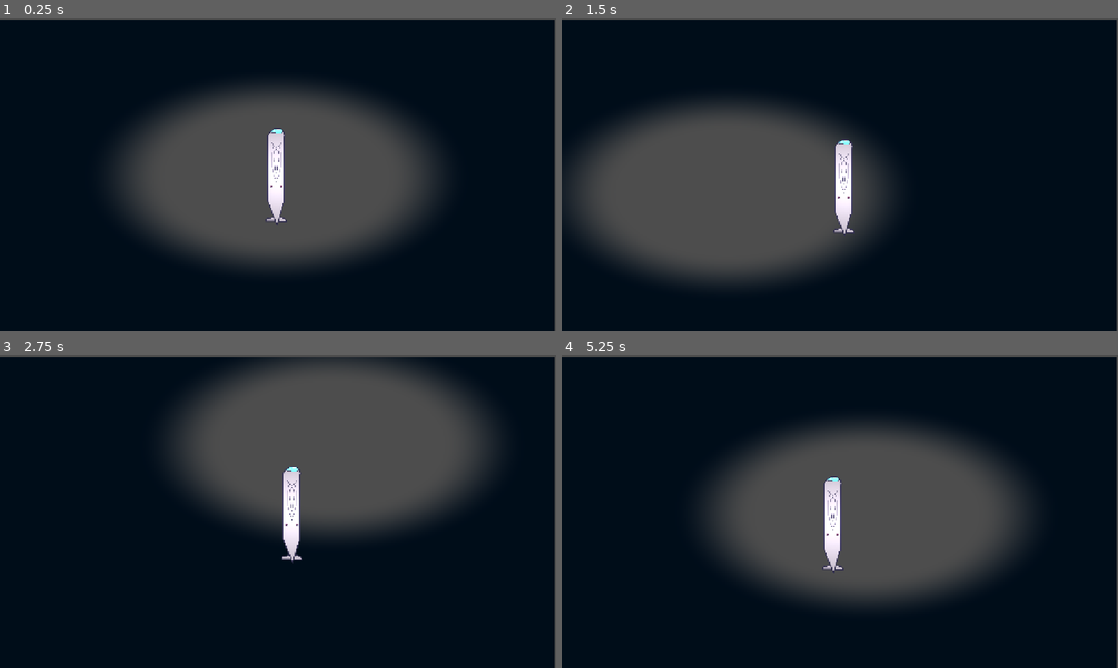
Above: before the commit, frames 1-4 (two rows, left to right).
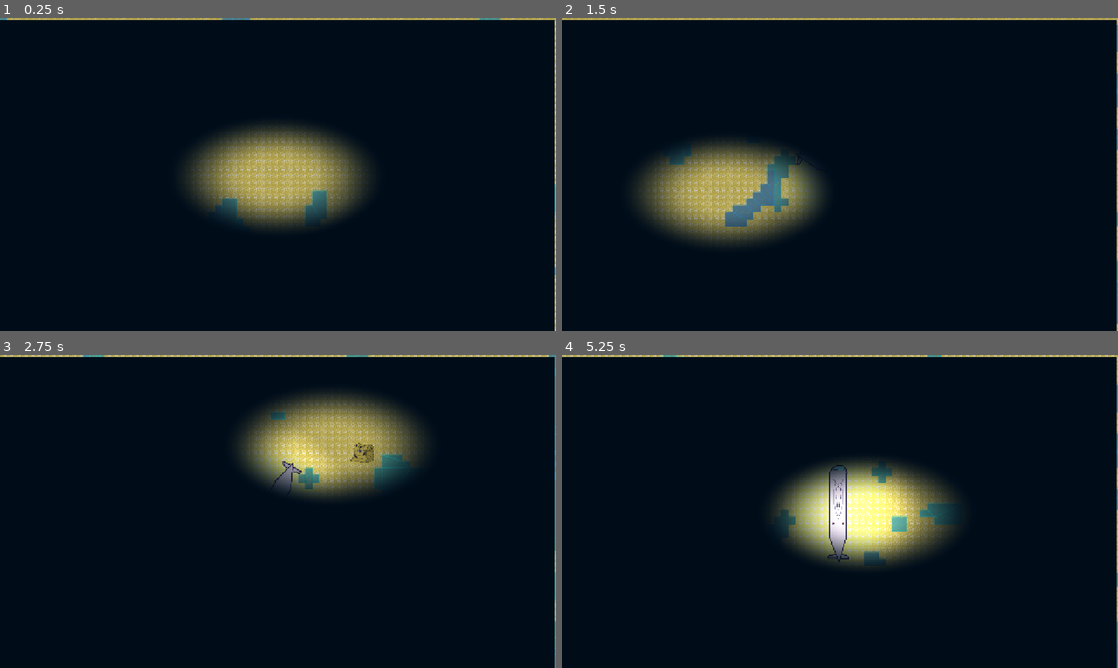
Above: after the commit, the same moments.

Repository: sunturtle1/campfire
Game: Godot game, scene res://main.tscn
Same seed, same stepped clock (60 frames per second), same inputs: the game is played once before the commit and once after it.
Inputs (mouse positions are in pixels of both pictures, inside the frame that each line leads up to):
- Up to frame 1 (0.25 s): no input
- Up to frame 2 (1.5 s): tap Enter at 0.5 s; move the mouse to (962, 158) at 0.52 s; hold D (right) 0.53-1.28 s; tap Alt at 0.6 s; move the mouse to (728, 190) at 1.27 s; hold S (down) from 1.28 s (still down); tap Shift at 1.35 s
- Up to frame 3 (2.75 s): move the mouse to (333, 442) at 2.02 s; release S (down) at 2.03 s; hold D (right) from 2.03 s (still down); tap Alt at 2.1 s
- Up to frame 4 (5.25 s): move the mouse to (812, 574) at 2.77 s; release D (right) at 2.78 s; hold W (up) 2.78-3.53 s; tap Shift at 2.85, 4.35 s; move the mouse to (1006, 558) at 3.52 s; hold A (left) 3.53-5.03 s; tap Alt at 3.6, 5.1 s; move the mouse to (673, 464) at 4.27 s; move the mouse to (867, 511) at 5.02 s; hold S (down) from 5.03 s (still down)

The runs differ from the first frame. In frame 1, 27% of the frame differs, in the area x 0-100%, y 0-100%; in frame 2, 27%; in frame 3, 27%; in frame 4, 27%.

Commit message:
kinda mukodik

Diff:
--- /dev/null
+++ b/LevelGenerator.gd
@@ -0,0 +1,87 @@
+extends Node2D
+
+const MAP_WIDTH = 100
+const MAP_HEIGHT = 100
+const TILE_SIZE = 16
+
+const FLOOR_COORDS = Vector2i(0, 0)
+const WALL_COORDS = Vector2i(0, 4)
+
+@onready var tilemap = $TileMap
+
+var map = []
+
+func _ready():
+	generate_map()
+	smooth_map(3)
+	apply_map()
+	spawn_artifacts()
+	spawn_player()
+
+func generate_map():
+	map = []
+	for x in range(MAP_WIDTH):
+		map.append([])
+		for y in range(MAP_HEIGHT):
+
+			if x == 0 or x == MAP_WIDTH-1 or y == 0 or y == MAP_HEIGHT-1:
+				map[x].append(0)
+			else:
+				map[x].append(1 if randf() > 0.35 else 0)
+
+func smooth_map(iterations):
+	for i in range(iterations):
+		var new_map = []
+		for x in range(MAP_WIDTH):
+			new_map.append([])
+			for y in range(MAP_HEIGHT):
+				var walls = count_nearby_walls(x, y)
+				if walls > 4:
+					new_map[x].append(0)  # fal
+				else:
+					new_map[x].append(1)  # floor
+		map = new_map
+
+func count_nearby_walls(x, y):
+	var count = 0
+	for nx in range(x-1, x+2):
+		for ny in range(y-1, y+2):
+			if nx < 0 or nx >= MAP_WIDTH or ny < 0 or ny >= MAP_HEIGHT:
+				count += 1
+			elif map[nx][ny] == 0:
+				count += 1
+	return count
+
+func apply_map():
+	var wall_count = 0
+	var floor_count = 0
+	for x in range(MAP_WIDTH):
+		for y in range(MAP_HEIGHT):
+			if map[x][y] == 1:
+				tilemap.set_cell(0, Vector2i(x, y), 0, FLOOR_COORDS)
+				floor_count += 1
+			else:
+				tilemap.set_cell(0, Vector2i(x, y), 0, WALL_COORDS)
+				wall_count += 1
+	print("Falak: ", wall_count, " Floor: ", floor_count)
+
+func spawn_artifacts():
+	var artifact_scene = preload("res://scenes/artifact.tscn")
+	var floor_cells = tilemap.get_used_cells_by_id(0, 0, FLOOR_COORDS)
+
+	for i in range(20):
+		var random_cell = floor_cells.pick_random()
+		var artifact = artifact_scene.instantiate()
+		artifact.global_position = tilemap.map_to_local(random_cell)
+		add_child(artifact)
+
+func spawn_player():
+	var center = Vector2i(MAP_WIDTH / 2, MAP_HEIGHT / 2)
+	var player = get_node("Player")
+	player.global_position = tilemap.map_to_local(center)
+
+	var camera = player.get_node("Camera2D")
+	camera.limit_left = 0
+	camera.limit_top = 0
+	camera.limit_right = MAP_WIDTH * TILE_SIZE
+	camera.limit_bottom = MAP_HEIGHT * TILE_SIZE
--- a/darkness.gdshader
+++ b/darkness.gdshader
@@ -1,7 +1,7 @@
 shader_type canvas_item;
 
 uniform vec2 light_pos = vec2(0.5, 0.5);
-uniform float radius : hint_range(0.0, 1.0) = 0.02;
+uniform float radius : hint_range(0.0, 1.0) = 0.2;
 uniform float softness : hint_range(0.0, 1.0) = 0.15;
 
 void fragment() {
--- a/main.tscn
+++ b/main.tscn
@@ -1,26 +1,85 @@
 [gd_scene format=3 uid="uid://bsamhpa1p580e"]
 
 [ext_resource type="PackedScene" uid="uid://ccoaqdioidrv7" path="res://scenes/player.tscn" id="1_ig7tw"]
+[ext_resource type="Script" uid="uid://cyobuopbqkqlw" path="res://LevelGenerator.gd" id="1_lquwl"]
 [ext_resource type="PackedScene" uid="uid://cnyjg8aloihu8" path="res://scenes/artifact.tscn" id="2_0xm2m"]
 [ext_resource type="Shader" uid="uid://gcf6ypwrq1e" path="res://darkness.gdshader" id="3_h2yge"]
+[ext_resource type="Texture2D" uid="uid://d00uxvwk5cqvy" path="res://assets/surface.png" id="5_7mycd"]
 
 [sub_resource type="ShaderMaterial" id="ShaderMaterial_1bvp3"]
 shader = ExtResource("3_h2yge")
 shader_parameter/light_pos = Vector2(0.5, 0.5)
-shader_parameter/radius = 0.2
+shader_parameter/radius = 0.050000002375
 shader_parameter/softness = 0.15
 
+[sub_resource type="TileSetAtlasSource" id="TileSetAtlasSource_272bh"]
+texture = ExtResource("5_7mycd")
+0:0/0 = 0
+1:0/0 = 0
+2:0/0 = 0
+3:0/0 = 0
+0:1/0 = 0
+1:1/0 = 0
+2:1/0 = 0
+3:1/0 = 0
+0:2/0 = 0
+1:2/0 = 0
+2:2/0 = 0
+3:2/0 = 0
+0:3/0 = 0
+1:3/0 = 0
+2:3/0 = 0
+3:3/0 = 0
+0:4/0 = 0
+0:4/0/physics_layer_0/polygon_0/points = PackedVector2Array(-8, -8, 8, -8, 8, 8, -8, 8)
+1:4/0 = 0
+1:4/0/physics_layer_0/polygon_0/points = PackedVector2Array(-8, -8, 8, -8, 8, 8, -8, 8)
+2:4/0 = 0
+2:4/0/physics_layer_0/polygon_0/points = PackedVector2Array(-8, -8, 8, -8, 8, 8, -8, 8)
+3:4/0 = 0
+3:4/0/physics_layer_0/polygon_0/points = PackedVector2Array(-8, -8, 8, -8, 8, 8, -8, 8)
+0:5/0 = 0
+0:5/0/physics_layer_0/polygon_0/points = PackedVector2Array(-8, -8, 8, -8, 8, 8, -8, 8)
+1:5/0 = 0
+1:5/0/physics_layer_0/polygon_0/points = PackedVector2Array(-8, -8, 8, -8, 8, 8, -8, 8)
+2:5/0 = 0
+2:5/0/physics_layer_0/polygon_0/points = PackedVector2Array(-8, -8, 8, -8, 8, 8, -8, 8)
+3:5/0 = 0
+3:5/0/physics_layer_0/polygon_0/points = PackedVector2Array(-8, -8, 8, -8, 8, 8, -8, 8)
+0:6/0 = 0
+0:6/0/physics_layer_0/polygon_0/points = PackedVector2Array(-8, -8, 8, -8, 8, 8, -8, 8)
+1:6/0 = 0
+1:6/0/physics_layer_0/polygon_0/points = PackedVector2Array(-8, -8, 8, -8, 8, 8, -8, 8)
+2:6/0 = 0
+2:6/0/physics_layer_0/polygon_0/points = PackedVector2Array(-8, -8, 8, -8, 8, 8, -8, 8)
+3:6/0 = 0
+3:6/0/physics_layer_0/polygon_0/points = PackedVector2Array(-8, -8, 8, -8, 8, 8, -8, 8)
+0:7/0 = 0
+0:7/0/physics_layer_0/polygon_0/points = PackedVector2Array(-8, -8, 8, -8, 8, 8, -8, 8)
+1:7/0 = 0
+1:7/0/physics_layer_0/polygon_0/points = PackedVector2Array(-8, -8, 8, -8, 8, 8, -8, 8)
+2:7/0 = 0
+2:7/0/physics_layer_0/polygon_0/points = PackedVector2Array(-8, -8, 8, -8, 8, 8, -8, 8)
+3:7/0 = 0
+3:7/0/physics_layer_0/polygon_0/points = PackedVector2Array(-8, -8, 8, -8, 8, 8, -8, 8)
+
+[sub_resource type="TileSet" id="TileSet_5vw27"]
+physics_layer_0/collision_layer = 1
+sources/0 = SubResource("TileSetAtlasSource_272bh")
+
 [node name="Main" type="Node2D" unique_id=1127460483]
+script = ExtResource("1_lquwl")
 
 [node name="Player" parent="." unique_id=1158445378 instance=ExtResource("1_ig7tw")]
+collision_mask = 1
 
 [node name="Artifact" parent="." unique_id=1385512844 instance=ExtResource("2_0xm2m")]
 position = Vector2(253, 32)
 
 [node name="CanvasLayer" type="CanvasLayer" parent="." unique_id=1720949049]
-layer = -1
 
 [node name="ColorRect" type="ColorRect" parent="CanvasLayer" unique_id=1741073212]
+z_index = 1
 material = SubResource("ShaderMaterial_1bvp3")
 anchors_preset = 15
 anchor_right = 1.0
@@ -32,3 +91,9 @@
 grow_horizontal = 2
 grow_vertical = 2
 color = Color(0, 0, 0, 1)
+
+[node name="TileMap" type="TileMap" parent="." unique_id=195026876]
+tile_set = SubResource("TileSet_5vw27")
+collision_visibility_mode = 1
+format = 2
+layer_0/z_index = -1
--- a/player.gd
+++ b/player.gd
@@ -1,28 +1,40 @@
 extends CharacterBody2D
 
-const SPEED = 200.0
+const acc = 300
+const rot_speed = 2.5
+const friction = 0.98
+const brk_friction = 0.90
 var score = 0
 
 @onready var flashlight = $PointLight2D
-@onready var darkness = $".."/CanvasLayer/ColorRect
+@onready var darkness = get_tree().root.get_node("Main/CanvasLayer/ColorRect")
+@onready var anim = $Sprite2D
+func _ready() -> void:
+	print(darkness)
+func _physics_process(delta):
 
-func _physics_process(delta):
-	var direction = Vector2.ZERO
 
 	if Input.is_action_pressed("right"):
-		direction.x += 1
+		rotation += rot_speed * delta
+		anim.play("default")
 	if Input.is_action_pressed("left"):
-		direction.x -= 1
+		rotation -= rot_speed * delta
+		anim.play("default")
 	if Input.is_action_pressed("down"):
-		direction.y += 1
+		velocity *= brk_friction
+	else:
+		velocity *= friction
 	if Input.is_action_pressed("up"):
-		direction.y -= 1
+		velocity += Vector2.UP.rotated(rotation) * acc * delta
+		anim.play("default")
 
-	direction = direction.normalized()
-	velocity = direction * SPEED
+	if velocity.length() > 20:
+		anim.play("default")
+	else:
+		anim.play("standstill")
+
 	move_and_slide()
 
-	# Zseblámpa a kurzor felé forog
 	var mouse_pos = get_global_mouse_position()
 	flashlight.rotation = (mouse_pos - global_position).angle()
 
@@ -33,5 +45,7 @@
 func _process(delta):
 	var viewport_size = get_viewport_rect().size
 	var mouse_pos = get_viewport().get_mouse_position()
-	var uv_pos = mouse_pos / viewport_size
+	var uv_pos =  Vector2(mouse_pos.x / viewport_size.x, mouse_pos.y / viewport_size.y)
+
+
 	darkness.material.set_shader_parameter("light_pos", uv_pos)
--- a/scenes/player.tscn
+++ b/scenes/player.tscn
@@ -1,8 +1,39 @@
 [gd_scene format=3 uid="uid://ccoaqdioidrv7"]
 
 [ext_resource type="Script" uid="uid://dntdhjlr87wsl" path="res://player.gd" id="1_dqkch"]
+[ext_resource type="Texture2D" uid="uid://bb815g62gm6cj" path="res://assets/subamarineanimate.png" id="2_qhqgy"]
 [ext_resource type="Texture2D" uid="uid://bnohhugyiiq5n" path="res://assets/submarine.png" id="2_qlg0r"]
 [ext_resource type="Texture2D" uid="uid://dy35nn3b1sanm" path="res://assets/feny.png" id="3_qhqgy"]
+
+[sub_resource type="AtlasTexture" id="AtlasTexture_dqkch"]
+atlas = ExtResource("2_qhqgy")
+region = Rect2(0, 0, 70, 353)
+
+[sub_resource type="AtlasTexture" id="AtlasTexture_qlg0r"]
+atlas = ExtResource("2_qhqgy")
+region = Rect2(70, 0, 70, 353)
+
+[sub_resource type="SpriteFrames" id="SpriteFrames_tuyoq"]
+animations = [{
+"frames": [{
+"duration": 1.0,
+"texture": SubResource("AtlasTexture_dqkch")
+}, {
+"duration": 1.0,
+"texture": SubResource("AtlasTexture_qlg0r")
+}],
+"loop": true,
+"name": &"default",
+"speed": 5.0
+}, {
+"frames": [{
+"duration": 1.0,
+"texture": ExtResource("2_qlg0r")
+}],
+"loop": true,
+"name": &"standstill",
+"speed": 5.0
+}]
 
 [sub_resource type="RectangleShape2D" id="RectangleShape2D_1bvp3"]
 size = Vector2(50, 217)
@@ -11,10 +42,10 @@
 collision_mask = 2
 script = ExtResource("1_dqkch")
 
-[node name="Sprite2D" type="Sprite2D" parent="." unique_id=1517038742]
+[node name="Sprite2D" type="AnimatedSprite2D" parent="." unique_id=1748060550]
 position = Vector2(-4, -1)
 scale = Vector2(0.805, 0.805)
-texture = ExtResource("2_qlg0r")
+sprite_frames = SubResource("SpriteFrames_tuyoq")
 
 [node name="CollisionShape2D" type="CollisionShape2D" parent="." unique_id=1925583667]
 position = Vector2(-3, 1.5)
Not shown, added: LevelGenerator.gd.uid
Binary file added: assets/subamarineanimate.png
Not shown, added: assets/subamarineanimate.png.import
Binary file added: assets/surface.png
Not shown, added: assets/surface.png.import
